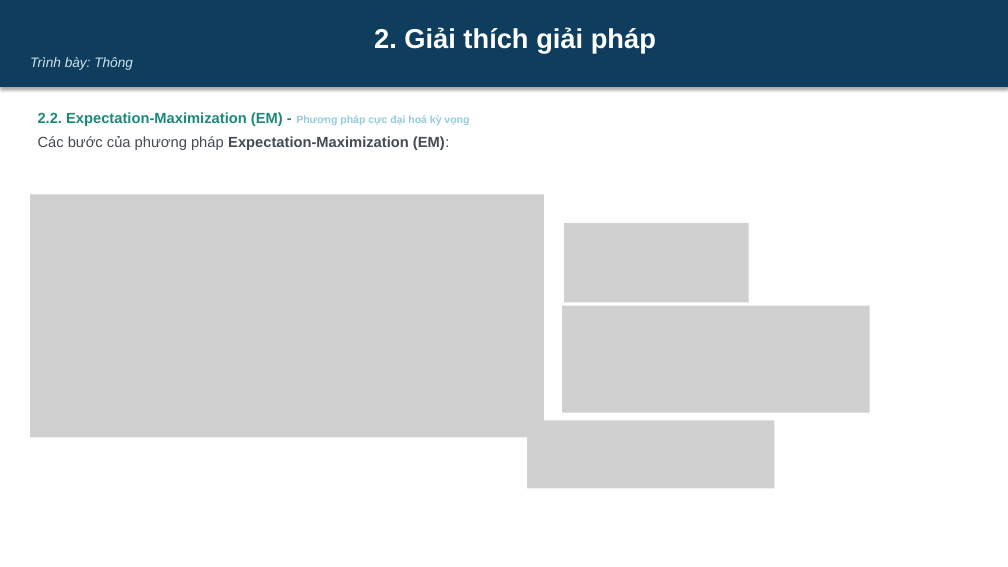
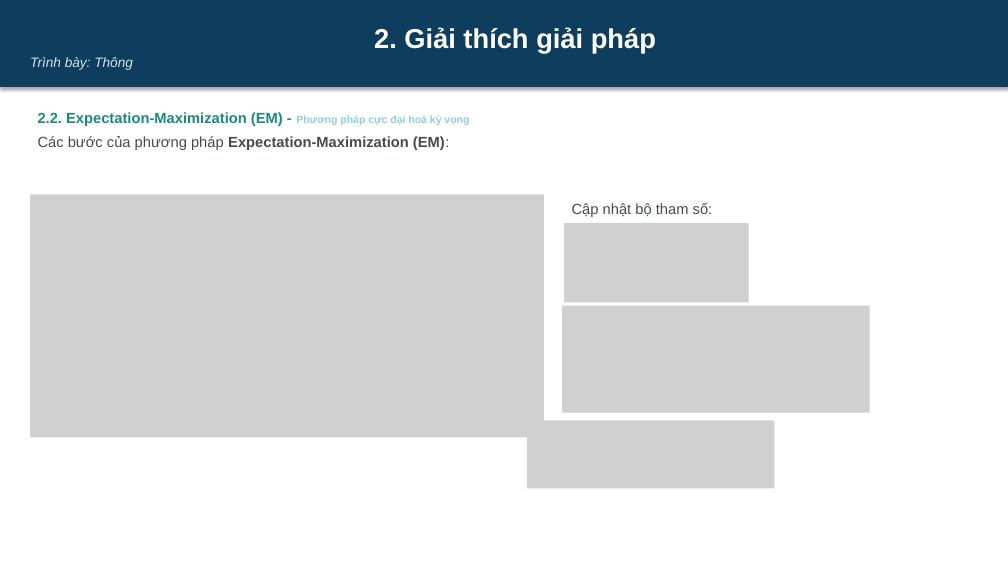
Before and after one commit to dinhdatthong1809/gaussian-mixture-model, a slide deck: slide 34 of Slide.pptx. Drawn at 1008x567 pixels with LibreOffice and Linux fonts; fonts in the diff are those of the drawing; grey boxes stand for pictures. Boxes give left, top, right and bottom in pixels: in the first picture for what was removed or moved away, otherwise in the second. Text is boxed around its words. In the diff, an @@ line names an element or a change of style, - is before the commit and + after.

```diff
--- a/Slide.pptx
+++ b/Slide.pptx
@@ text added at (x1=572, y1=202, x2=713, y2=217), 14 pt, text #444B52 @@
+Cập nhật bộ tham số:
```
Also in this commit, not shown: 3 other slides changed, 2 slides added.
